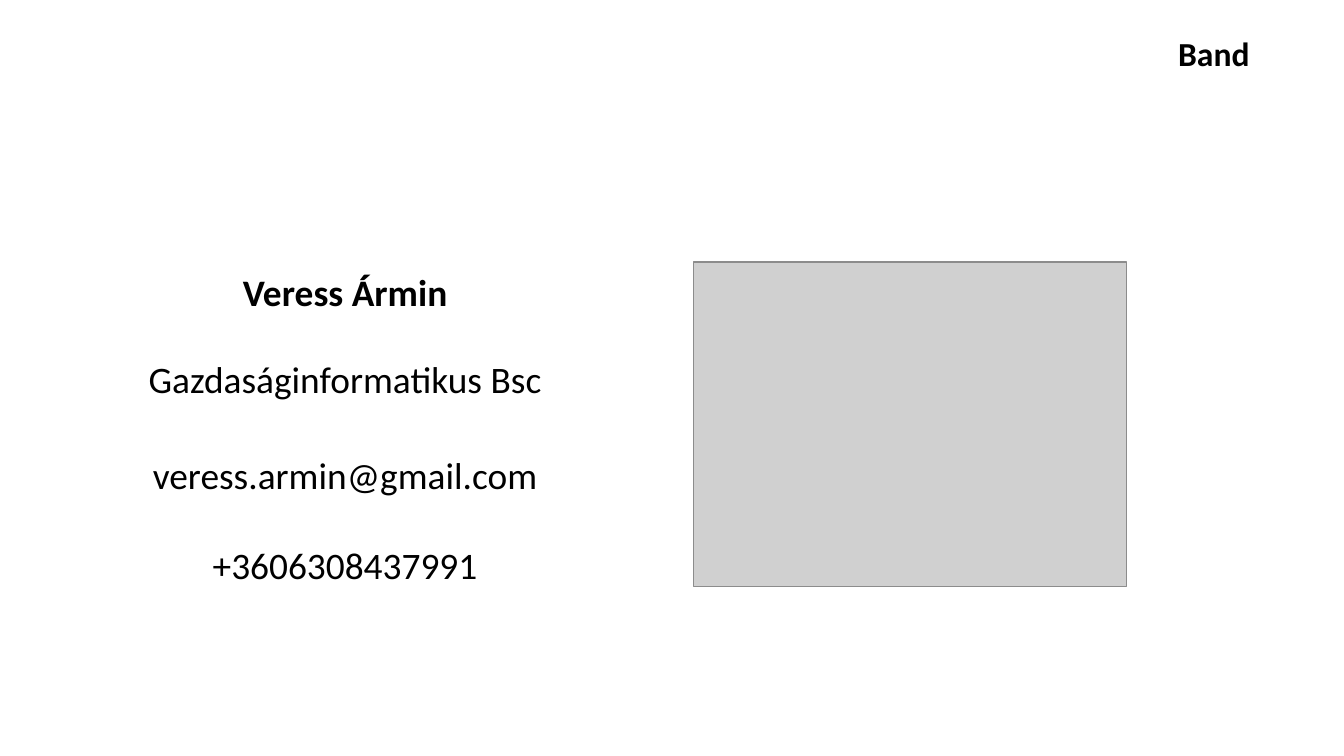
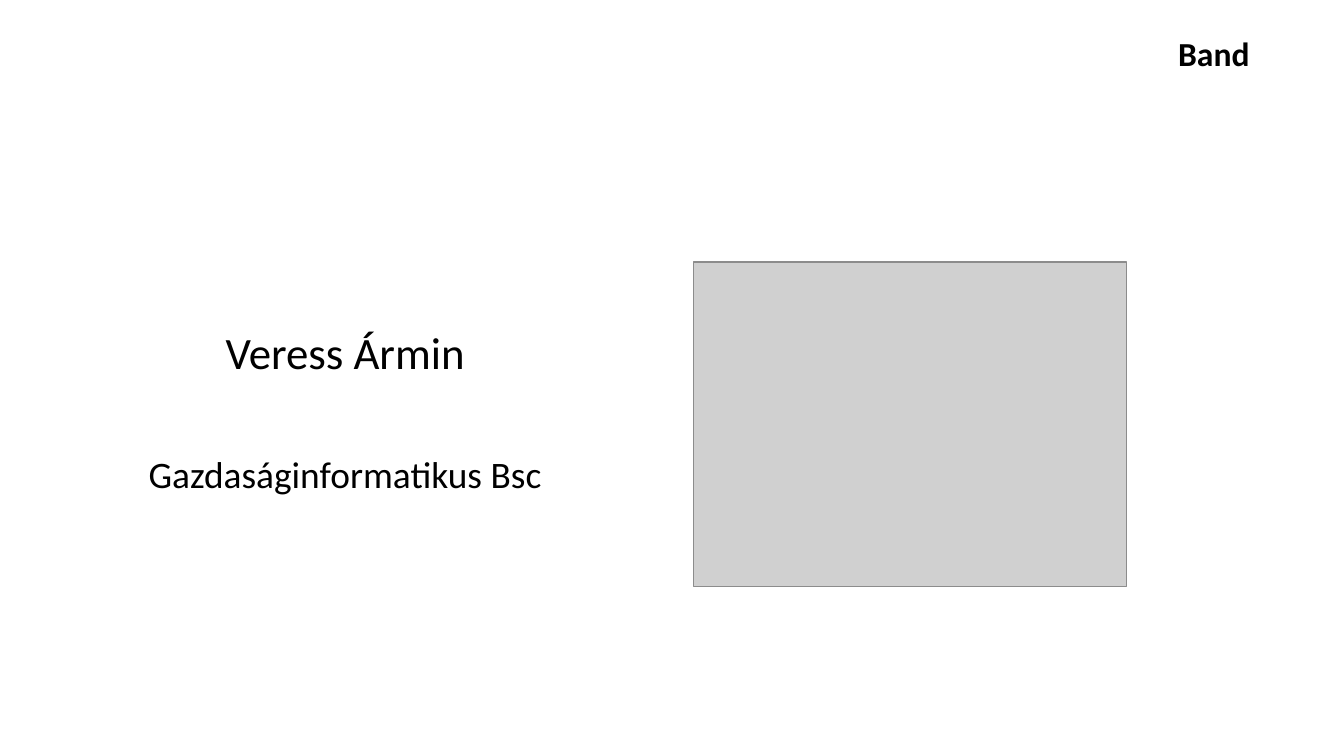
Before and after one commit to schonherz-java-ee-2016-summer/project, a slide deck: slide 2 of presentations/band/Veress_Armin/prezentation_veress_armin.pptx. Drawn at 1344x756 pixels with LibreOffice and Linux fonts; fonts in the diff are those of the drawing; grey boxes stand for pictures; background and template pictures are left out. Boxes give left, top, right and bottom in pixels: in the first picture for what was removed or moved away, otherwise in the second. Text is boxed around its words. In the diff, an @@ line names an element or a change of style, - is before the commit and + after.

```diff
--- a/presentations/band/Veress_Armin/prezentation_veress_armin.pptx
+++ b/presentations/band/Veress_Armin/prezentation_veress_armin.pptx
@@ text "Veress Ármin": place and size @@
-text "Veress Ármin" at (243,274,448,307)
+text "Veress Ármin" at (226,331,465,370)
@@ text "Veress Ármin" at (226,331,465,370): size 20 to 24 pt, bold off @@
@@ text "Gazdaságinformatikus Bsc": place and size @@
-text "Gazdaságinformatikus Bsc" at (149,367,542,400)
+text "Gazdaságinformatikus Bsc" at (149,462,542,495)
@@ text removed at (153,463,537,496) @@
-veress.armin@gmail.com
@@ text removed at (213,553,478,580) @@
-+3606308437991
```
Also in this commit, not shown: 3 other slides changed.
